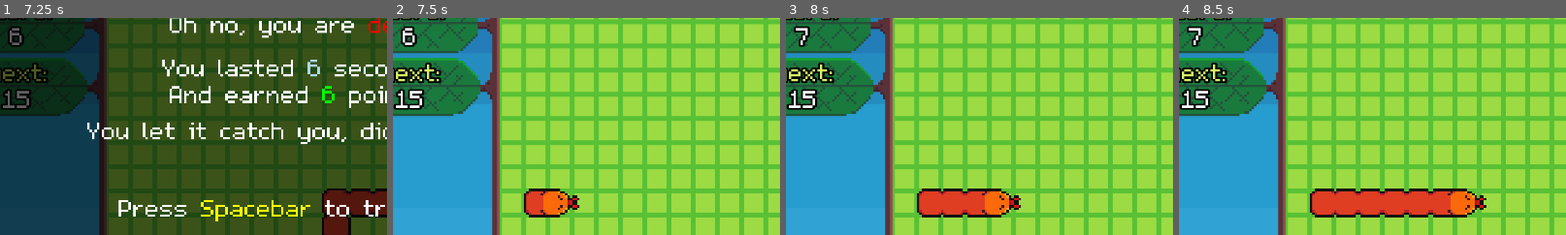
Above: before the commit, frames 1-4 (left to right).
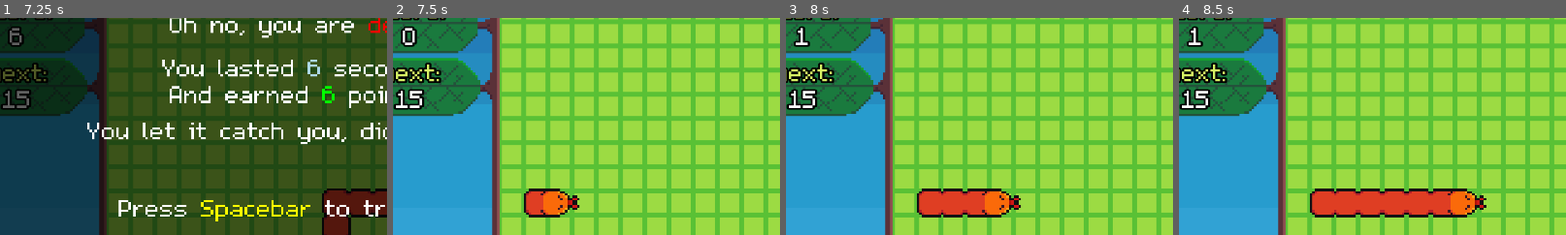
Above: after the commit, the same moments.

Repository: bdunko/Pellet
Game: Godot game, scene res://main.tscn
Two runs of this game, one before a commit and one after it. Both use one fixed random seed, a clock stepped at 60 frames per second and the inputs below.
Inputs:
- Up to frame 1 (7.25 s): tap Enter at 0.5 s; hold D (right) 0.53-1.28 s; hold S (down) 1.28-2.03 s; hold D (right) 2.03-2.78 s; hold W (up) 2.78-3.53 s; hold A (left) 3.53-5.03 s; hold S (down) 5.03-5.78 s; hold D (right) 5.78-6.53 s; hold W (up) from 6.53 s (still down)
- Up to frame 2 (7.5 s): tap Space (reset) at 7.25 s; release W (up) at 7.28 s; hold D (right) from 7.28 s (still down)
- Up to frame 3 (8 s): keep holding D (right)
- Up to frame 4 (8.5 s): release D (right) at 8.03 s; hold S (down) from 8.03 s (still down)
The pictures show only the part of the screen within x 11-61%, y 10-60%; the shares and areas given below are measured in that part.

Frame 1 is identical in both runs. In frame 2, less than 0.1% of the frame differs, in the area x 3-7%, y 4-9%; in frame 3, 0.3%, in the area x 2-7%, y 3-14%; in frame 4, 0.3%.

Commit message:
Fix bug with score reset

Diff:
--- a/main.gd
+++ b/main.gd
@@ -51,6 +51,7 @@
 	$Pellet.reset()
 	$Pellet.enable()
 	state = State.WAITING
+	score = 0
 	$StartupInfo.visible = true
 	$DeadInfo.visible = false
 	$UI/Score.text = str(0)
@@ -74,6 +75,6 @@
 			score += 1
 		$UI/Score.text = str(score)
 
-func _input(event):
+func _input(_event):
 	if Input.is_action_just_pressed("reset") and state == State.DEAD:
 		_on_reset()
